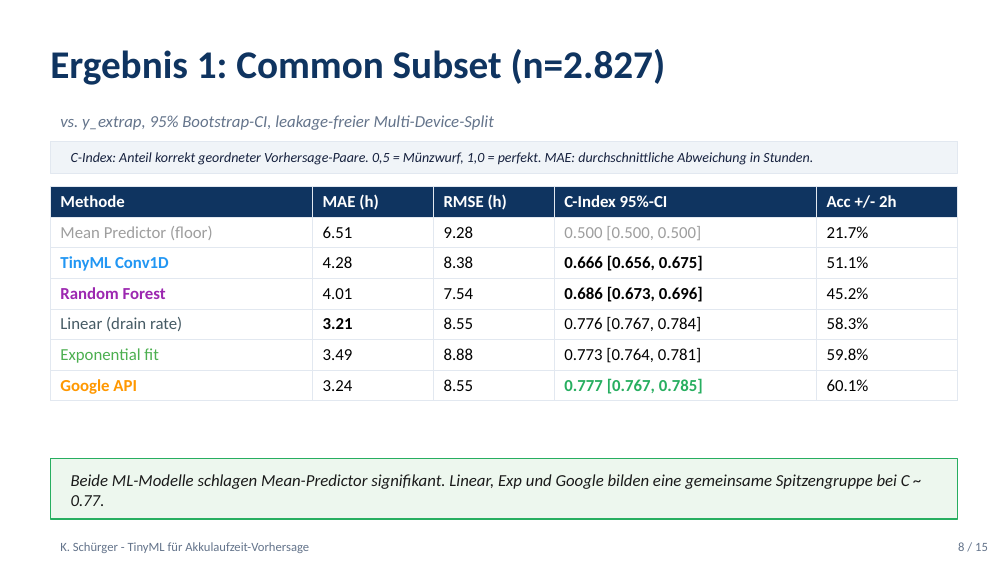
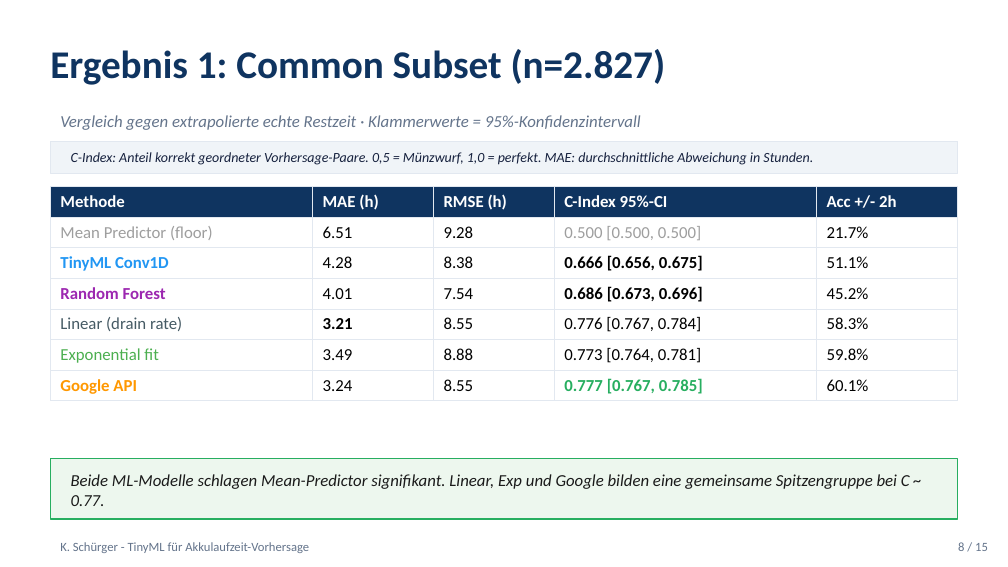
Before and after one commit to Keno-fsdf/HandyUsageRepo, a slide deck: slide 8 of paper/Paper_Verteidigung.pptx. Drawn at 1008x567 pixels with LibreOffice and Linux fonts; fonts in the diff are those of the drawing. Boxes give left, top, right and bottom in pixels: in the first picture for what was removed or moved away, otherwise in the second. Text is boxed around its words. In the diff, an @@ line names an element or a change of style, - is before the commit and + after.

```diff
--- a/paper/Paper_Verteidigung.pptx
+++ b/paper/Paper_Verteidigung.pptx
@@ text at [60, 115, 641, 130]: text changed @@
-vs. y_extrap, 95% Bootstrap-CI, leakage-freier Multi-Device-Split
+Vergleich gegen extrapolierte echte Restzeit · Klammerwerte = 95%-Konfidenzintervall
```
Also in this commit, not shown: 1 other slide changed, 1 other file.
